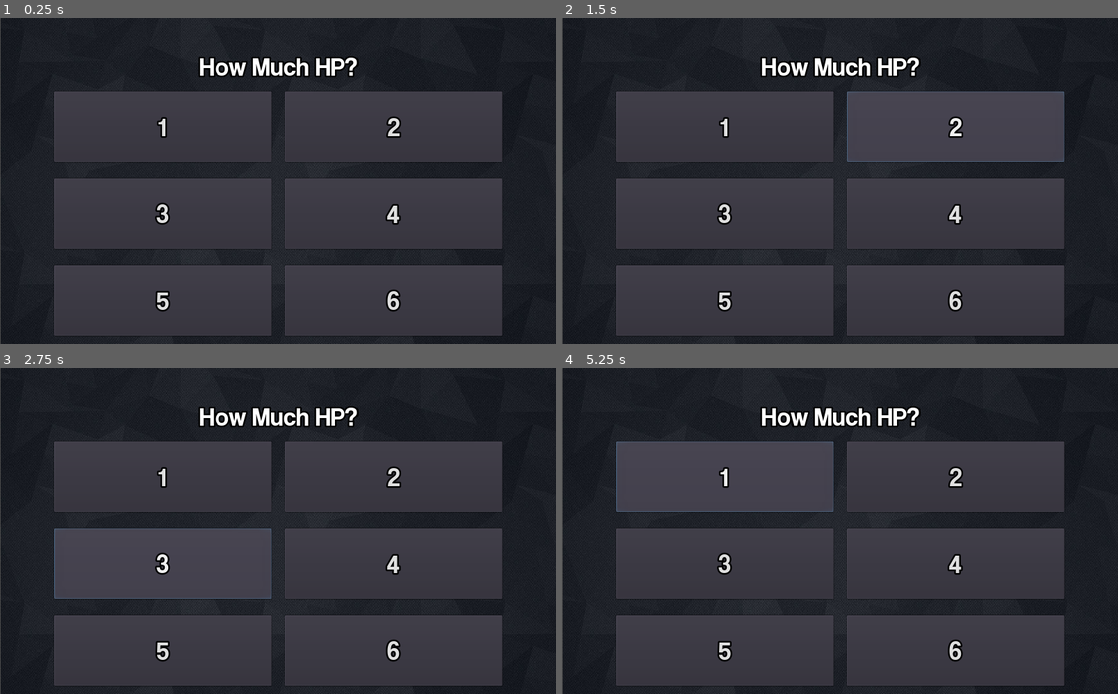
Above: before the commit, frames 1-4 (two rows, left to right).
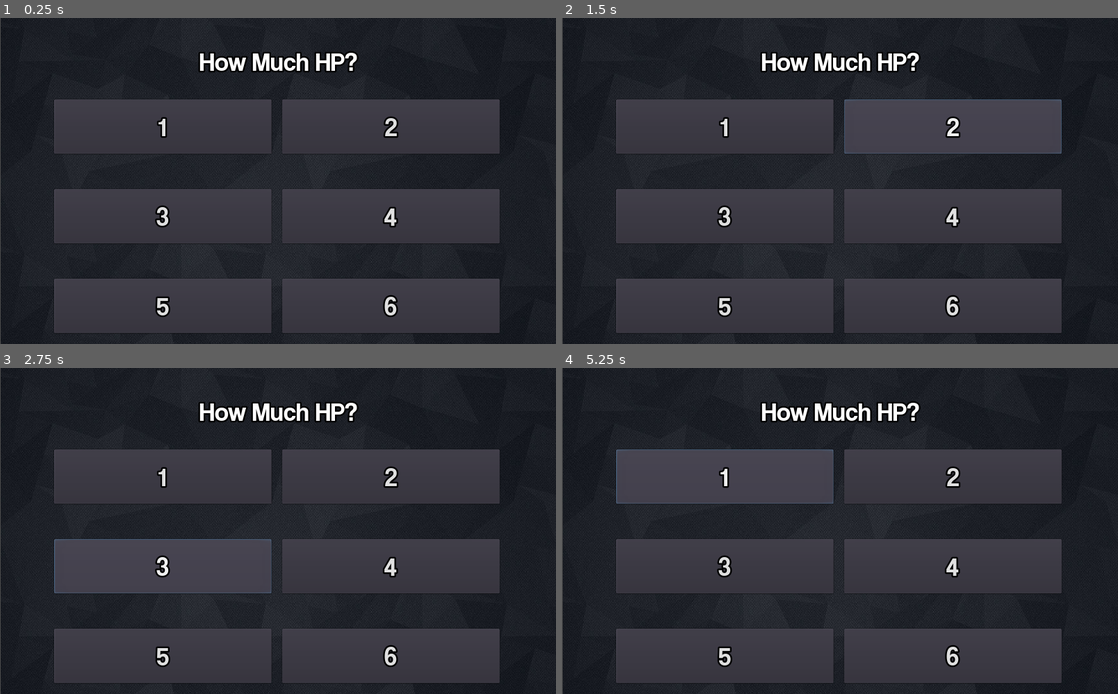
Above: after the commit, the same moments.

Repository: heavy-assault-kittens/fiesta
Game: Godot game, scene res://hp_screen.tscn
Two runs of this game, one before a commit and one after it. Both use one fixed random seed, a clock stepped at 60 frames per second and the inputs below. Before the commit the project has no main scene; this scene is started directly in both runs.
Inputs:
- Up to frame 1 (0.25 s): no input
- Up to frame 2 (1.5 s): click "1" at 0.5 s; click "2" at 1.25 s
- Up to frame 3 (2.75 s): click "3" at 2 s
- Up to frame 4 (5.25 s): click "4" at 2.75 s; click "5" at 3.5 s; click "6" at 4.25 s; click "1" at 5 s

The runs differ from the first frame. In frame 1, 11% of the frame differs, in the area x 1-100%, y 0-100%; in frame 2, 12%; in frame 3, 12%; in frame 4, 12%.

Commit message:
Fixed mistake of making a 2d node instead of a custom node

Diff:
--- a/godot/Node2D.tscn
+++ /dev/null
@@ -1,21 +0,0 @@
-[gd_scene format=2]
-
-[node name="Node2D" type="Node2D"]
-
-[node name="Button" type="Button" parent="."]
-margin_left = 20.956
-margin_top = 154.493
-margin_right = 285.956
-margin_bottom = 406.493
-rect_scale = Vector2( 1.77945, 1.62287 )
-rect_pivot_offset = Vector2( -0.857491, -2.46799 )
-text = "Multiple Choice"
-
-[node name="Button2" type="Button" parent="."]
-margin_left = 528.929
-margin_top = 157.507
-margin_right = 793.929
-margin_bottom = 409.507
-rect_scale = Vector2( 1.77945, 1.62287 )
-rect_pivot_offset = Vector2( -0.857491, -2.46799 )
-text = "Solo Challenge"
--- a/godot/hp_screen.tscn
+++ b/godot/hp_screen.tscn
@@ -3,70 +3,79 @@
 [ext_resource path="res://Images/Backdrop.jpg" type="Texture" id=1]
 [ext_resource path="res://DefaultTheme.tres" type="Theme" id=2]
 
-[node name="Node2D" type="Node2D"]
+[node name="Node" type="Node"]
 
 [node name="Backdrop" type="Sprite" parent="."]
-position = Vector2( 512.383, 299.709 )
-scale = Vector2( 0.532494, 0.555596 )
+position = Vector2( 513.921, 300.989 )
+scale = Vector2( 0.534504, 0.562127 )
 texture = ExtResource( 1 )
-region_rect = Rect2( 0, 0, 1024, 600 )
 
-[node name="HPButtons" type="GridContainer" parent="."]
+[node name="GridContainer" type="GridContainer" parent="."]
+editor/display_folded = true
 margin_left = 100.0
-margin_top = 135.0
-margin_right = 925.0
-margin_bottom = 585.0
-theme = ExtResource( 2 )
-custom_constants/vseparation = 30
-custom_constants/hseparation = 25
+margin_top = 150.0
+margin_right = 924.0
+margin_bottom = 580.0
+rect_min_size = Vector2( 824, 430 )
+custom_constants/vseparation = 65
+custom_constants/hseparation = 20
 columns = 2
 
-[node name="Button" type="Button" parent="HPButtons"]
+[node name="Button" type="Button" parent="GridContainer"]
 margin_right = 400.0
-margin_bottom = 130.0
-rect_min_size = Vector2( 400, 130 )
+margin_bottom = 100.0
+rect_min_size = Vector2( 400, 100 )
+theme = ExtResource( 2 )
 text = "1"
 
-[node name="Button2" type="Button" parent="HPButtons"]
-margin_left = 425.0
-margin_right = 825.0
-margin_bottom = 130.0
-rect_min_size = Vector2( 400, 130 )
+[node name="Button2" type="Button" parent="GridContainer"]
+margin_left = 420.0
+margin_right = 820.0
+margin_bottom = 100.0
+rect_min_size = Vector2( 400, 100 )
+theme = ExtResource( 2 )
 text = "2"
 
-[node name="Button3" type="Button" parent="HPButtons"]
-margin_top = 160.0
+[node name="Button3" type="Button" parent="GridContainer"]
+margin_top = 165.0
 margin_right = 400.0
-margin_bottom = 290.0
-rect_min_size = Vector2( 400, 130 )
+margin_bottom = 265.0
+rect_min_size = Vector2( 400, 100 )
+theme = ExtResource( 2 )
 text = "3"
 
-[node name="Button4" type="Button" parent="HPButtons"]
-margin_left = 425.0
-margin_top = 160.0
-margin_right = 825.0
-margin_bottom = 290.0
+[node name="Button4" type="Button" parent="GridContainer"]
+margin_left = 420.0
+margin_top = 165.0
+margin_right = 820.0
+margin_bottom = 265.0
+rect_min_size = Vector2( 400, 100 )
+theme = ExtResource( 2 )
 text = "4"
 
-[node name="Button5" type="Button" parent="HPButtons"]
-margin_top = 320.0
+[node name="Button5" type="Button" parent="GridContainer"]
+margin_top = 330.0
 margin_right = 400.0
-margin_bottom = 450.0
-rect_min_size = Vector2( 400, 130 )
+margin_bottom = 430.0
+rect_min_size = Vector2( 400, 100 )
+theme = ExtResource( 2 )
 text = "5"
 
-[node name="Button6" type="Button" parent="HPButtons"]
-margin_left = 425.0
-margin_top = 320.0
-margin_right = 825.0
-margin_bottom = 450.0
+[node name="Button6" type="Button" parent="GridContainer"]
+margin_left = 420.0
+margin_top = 330.0
+margin_right = 820.0
+margin_bottom = 430.0
+rect_min_size = Vector2( 400, 100 )
+theme = ExtResource( 2 )
 text = "6"
 
 [node name="Label" type="Label" parent="."]
-margin_left = 365.68
-margin_top = 60.0
-margin_right = 659.68
-margin_bottom = 119.0
+margin_left = 100.0
+margin_top = 30.0
+margin_right = 924.0
+margin_bottom = 130.0
 theme = ExtResource( 2 )
 text = "How Much HP?"
 align = 1
+valign = 1
--- a/godot/project.godot
+++ b/godot/project.godot
@@ -16,11 +16,17 @@
 [application]
 
 config/name="Project Fiesta"
+run/main_scene="res://HP_Screen.tscn"
 config/icon="res://icon.png"
 
 [display]
 
 window/stretch/mode="2d"
+
+[gui]
+
+theme/custom="res://DefaultTheme.tres"
+theme/custom_font="res://DefaultFont.tres"
 
 [rendering]
 
